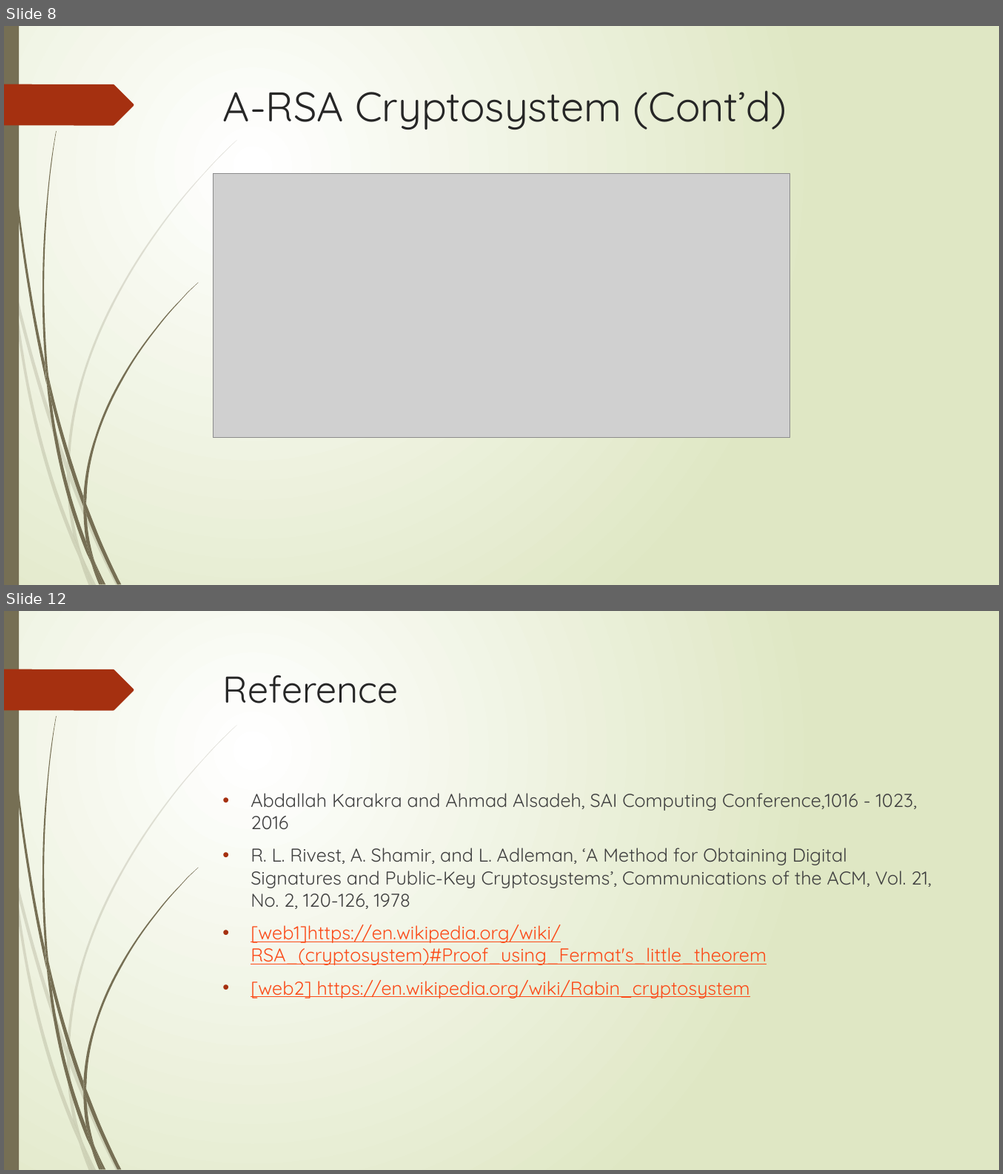
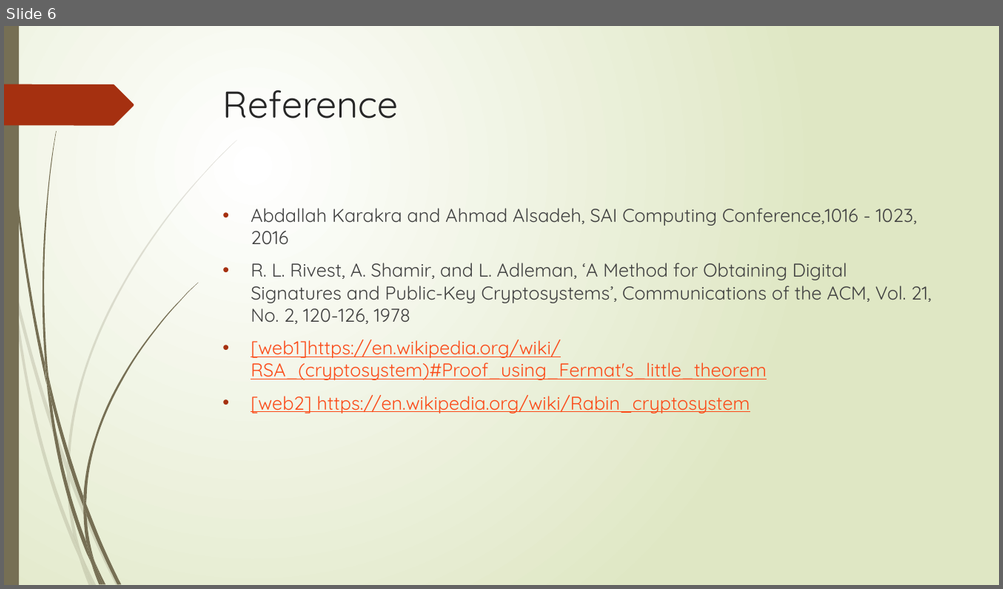
Before and after one commit to PleaseInput/Big-Number, a slide deck: A_RSA.pptx. Shown one above the other, each under a label of ours: slides 8 and 12 before the commit, slide 6 after it; the slides between them are not shown. The pictures are 1003x1174 and 1003x589 pixels, drawn with LibreOffice and Linux fonts; fonts in the diff are those of the drawing; grey boxes stand for pictures. Boxes give left, top, right and bottom in pixels: in the first picture for what was removed or moved away, otherwise in the second. Text is boxed around its words. In the diff, an @@ line names an element or a change of style, - is before the commit and + after.

```diff
--- a/A_RSA.pptx
+++ b/A_RSA.pptx
@@ slide 8 removed at [4, 26, 999, 585], background gradient #FFFFFF to #DFE8C4; not listed: 24 template elements that a slide beside it also shows @@
@@ title removed at [223, 90, 787, 130] @@
-A-RSA Cryptosystem (Cont’d)
@@ picture removed at [213, 174, 790, 437] @@
@@ what was slide 12 is now slide 6 @@
```
Also in this commit, not shown: 2 slides changed, 3 slides added, 8 other slides removed.
